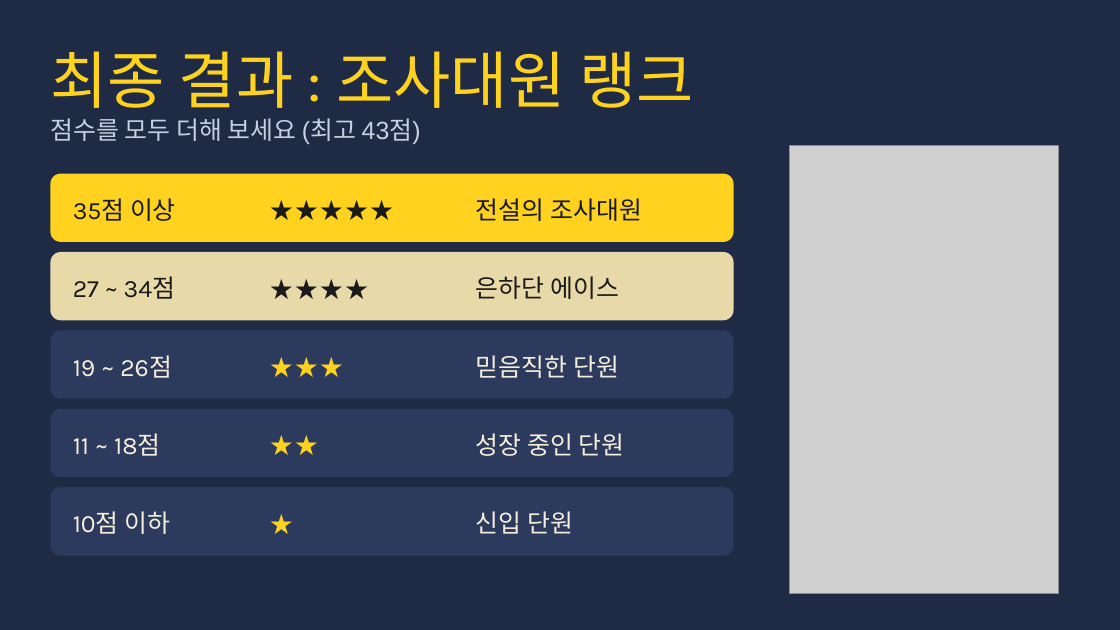
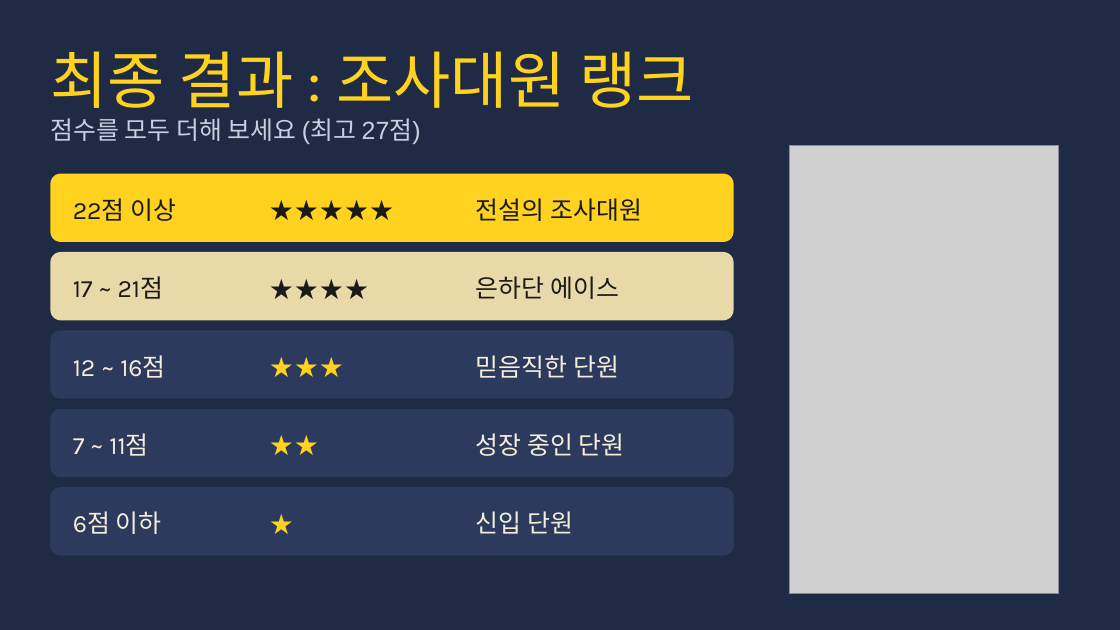
Before and after one commit to choivoo/-, a slide deck: slide 79 of 레전드_히스이_대모험_주거와도시.pptx (slide 108 before the commit). Drawn at 1120x630 pixels with LibreOffice and Linux fonts; fonts in the diff are those of the drawing; grey boxes stand for pictures. Boxes give left, top, right and bottom in pixels: in the first picture for what was removed or moved away, otherwise in the second. Text is boxed around its words. In the diff, an @@ line names an element or a change of style, - is before the commit and + after.

```diff
--- a/레전드_히스이_대모험_주거와도시.pptx
+++ b/레전드_히스이_대모험_주거와도시.pptx
@@ text at <box>50,118,421,144</box>: text changed @@
-점수를 모두 더해 보세요 (최고 43점)
+점수를 모두 더해 보세요 (최고 27점)
@@ text at <box>73,198,176,221</box>: text changed @@
-35점 이상
+22점 이상
@@ text at <box>73,276,164,299</box>: text changed @@
-27 ~ 34점
+17 ~ 21점
@@ text at <box>73,355,166,378</box>: text changed @@
-19 ~ 26점
+12 ~ 16점
@@ text at <box>73,433,148,456</box>: text changed @@
-11 ~ 18점
+7 ~ 11점
@@ text at <box>73,511,162,534</box>: text changed @@
-10점 이하
+6점 이하
```
Also in this commit, not shown: 46 other slides changed, 29 slides removed.
